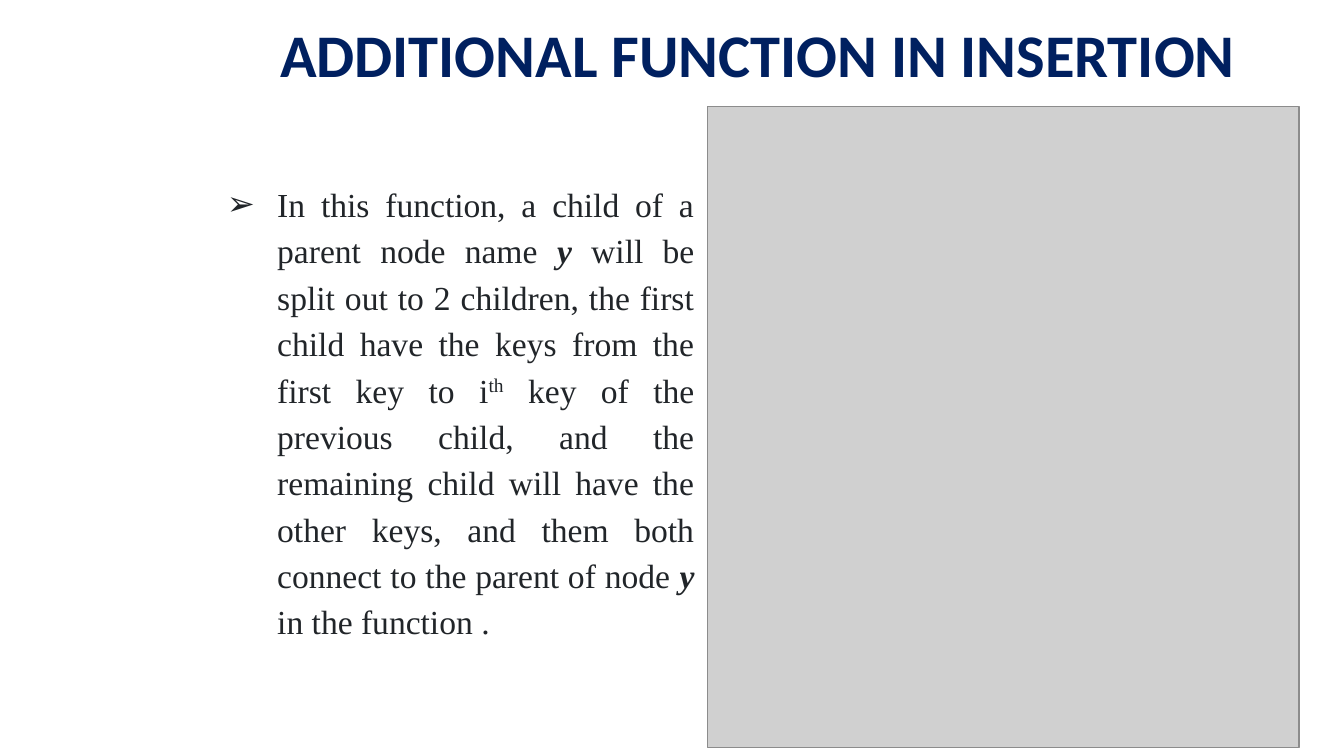
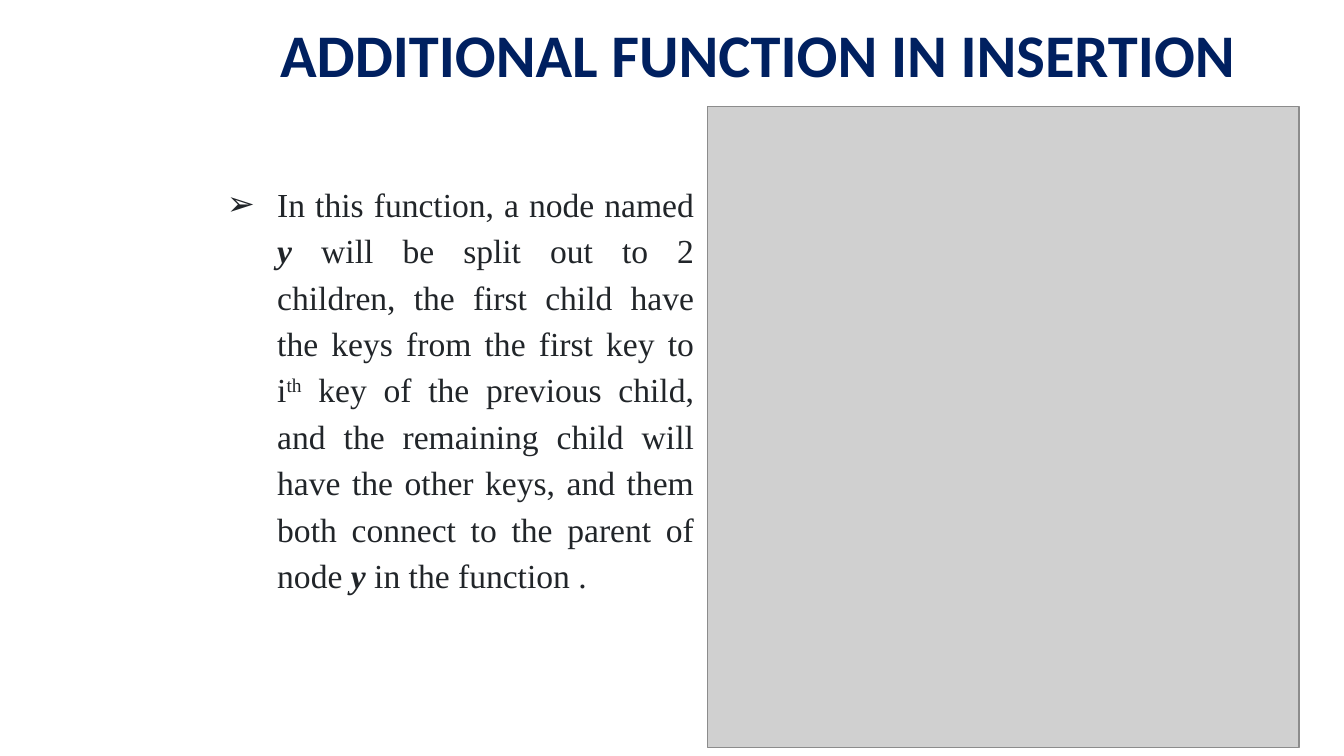
Before and after one commit to viettungvuong/Seminar, a slide deck: slide 26 of Seminar.pptx. Drawn at 1344x756 pixels with LibreOffice and Linux fonts; fonts in the diff are those of the drawing; grey boxes stand for pictures; background and template pictures are left out. Boxes give left, top, right and bottom in pixels: in the first picture for what was removed or moved away, otherwise in the second. Text is boxed around its words. In the diff, an @@ line names an element or a change of style, - is before the commit and + after.

Commit message:
Chỉnh ppt

```diff
--- a/Seminar.pptx
+++ b/Seminar.pptx
@@ text at [277, 193, 694, 594]: text changed @@
-➢ In this function, a child of a parent node name y will be split out to 2 children, the first child have the keys from the first key to ith key of the previous child, and the remaining child will have the other keys, and them both connect to the parent of node y in the function .
+➢ In this function, a node named y will be split out to 2 children, the first child have the keys from the first key to ith key of the previous child, and the remaining child will have the other keys, and them both connect to the parent of node y in the function .
```
